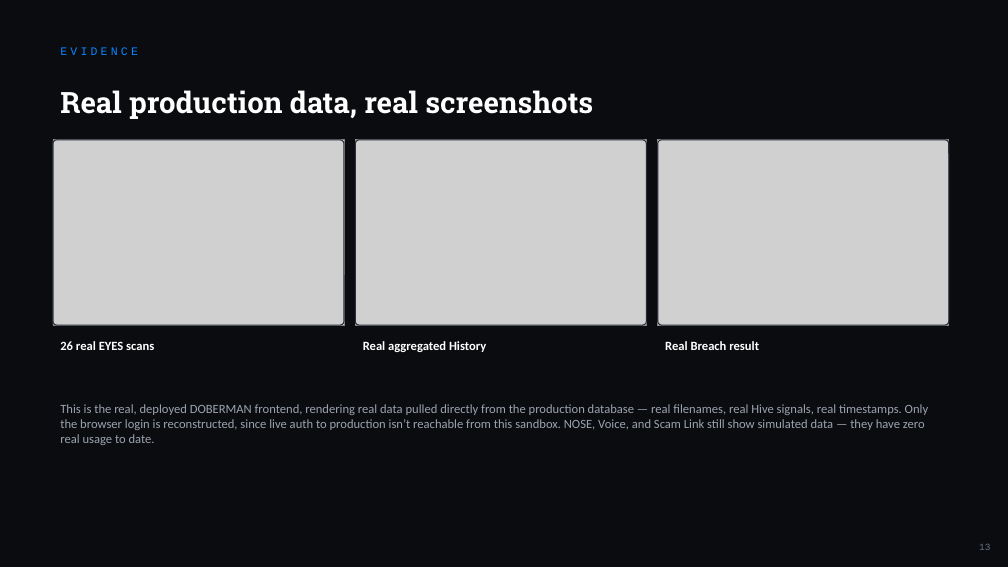
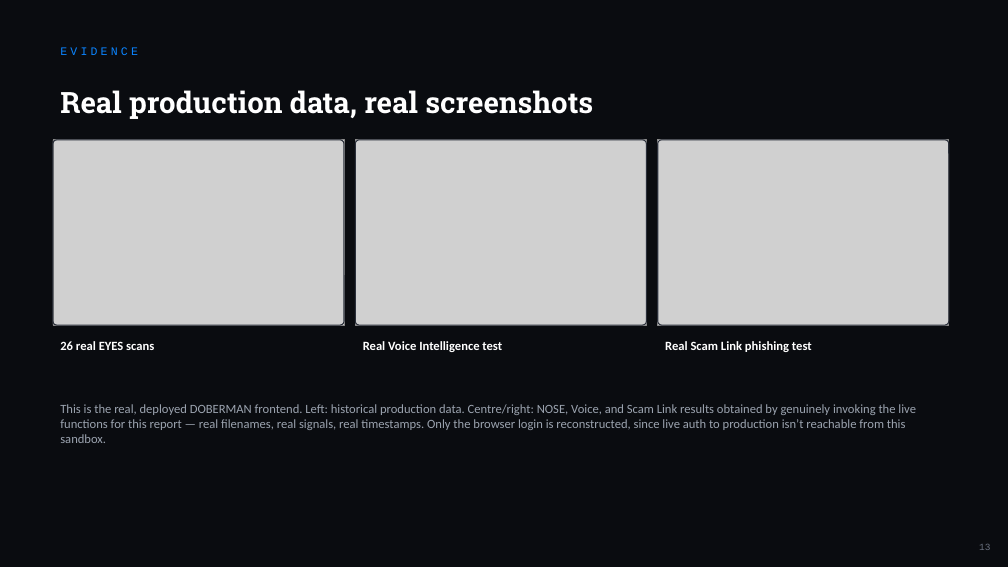
Before and after one commit to TheApeAcademy/DOBERMAN-, a slide deck: slide 13 of public/DOBERMAN_Defence_Presentation.pptx. Drawn at 1008x567 pixels with LibreOffice and Linux fonts; fonts in the diff are those of the drawing; grey boxes stand for pictures. Boxes give left, top, right and bottom in pixels: in the first picture for what was removed or moved away, otherwise in the second. Text is boxed around its words. In the diff, an @@ line names an element or a change of style, - is before the commit and + after.

```diff
--- a/public/DOBERMAN_Defence_Presentation.pptx
+++ b/public/DOBERMAN_Defence_Presentation.pptx
@@ text at bbox=[363, 341, 502, 352]: text changed @@
-Real aggregated History
+Real Voice Intelligence test
@@ text at bbox=[665, 341, 812, 352]: text changed @@
-Real Breach result
+Real Scam Link phishing test
@@ text at bbox=[60, 404, 916, 443]: text changed @@
-This is the real, deployed DOBERMAN frontend, rendering real data pulled directly from the production database — real filenames, real Hive signals, real timestamps. Only the browser login is reconstructed, since live auth to production isn’t reachable from this sandbox. NOSE, Voice, and Scam Link still show simulated data — they have zero real usage to date.
+This is the real, deployed DOBERMAN frontend. Left: historical production data. Centre/right: NOSE, Voice, and Scam Link results obtained by genuinely invoking the live functions for this report — real filenames, real signals, real timestamps. Only the browser login is reconstructed, since live auth to production isn’t reachable from this sandbox.
```
Also in this commit, not shown: 6 other slides changed, 17 other files.
